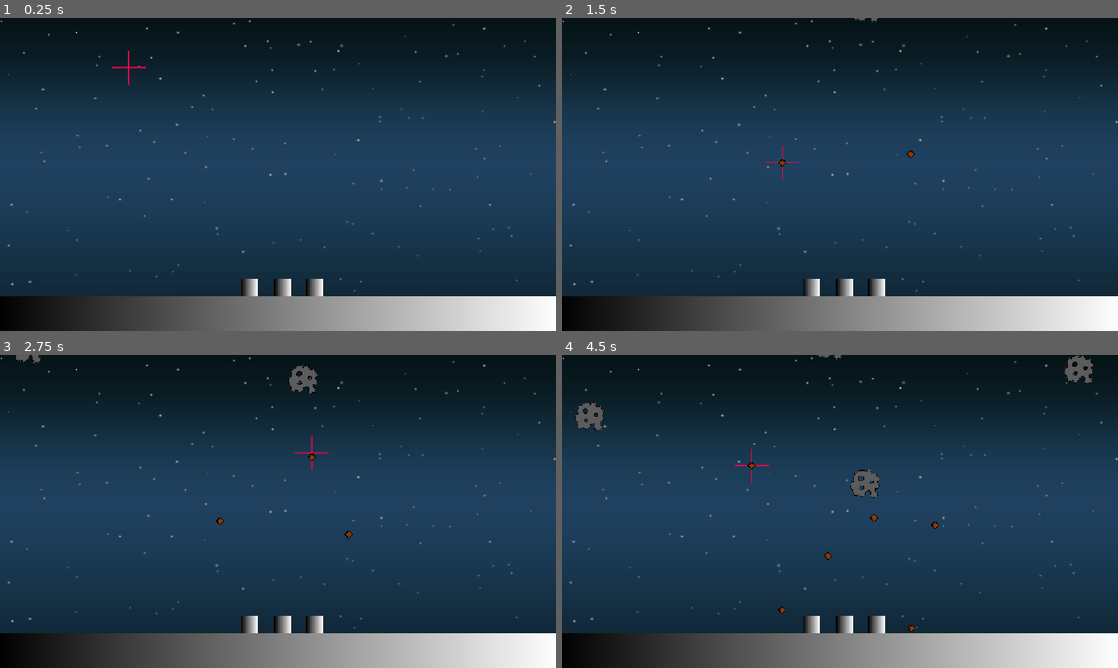
Above: before the commit, frames 1-4 (two rows, left to right).
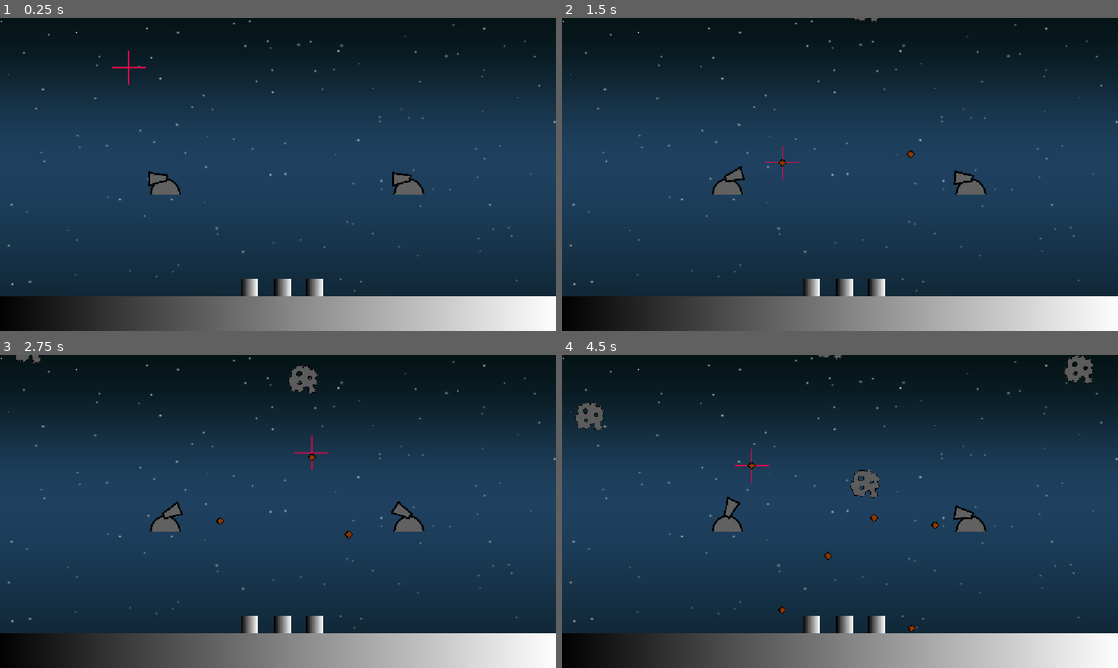
Above: after the commit, the same moments.

Repository: AndrewHay/meteor-strike
Game: Godot game, scene res://root.tscn
The game is run twice, just before and just after one commit, with the same random seed, the same clock (stepped at 60 frames per second) and the same inputs.
Inputs (mouse positions are in pixels of both pictures, inside the frame that each line leads up to):
- Up to frame 1 (0.25 s): no input
- Up to frame 2 (1.5 s): tap Enter at 0.5 s; move the mouse to (962, 158) at 0.52 s; click (962, 158) at 0.67 s; tap Space at 1.25 s; move the mouse to (728, 190) at 1.27 s; click (728, 190) at 1.42 s
- Up to frame 3 (2.75 s): move the mouse to (333, 442) at 2.02 s; click (333, 442) at 2.17 s
- Up to frame 4 (4.5 s): move the mouse to (812, 574) at 2.77 s; click (812, 574) at 2.92 s; move the mouse to (1006, 558) at 3.52 s; click (1006, 558) at 3.67 s; move the mouse to (673, 464) at 4.27 s; click (673, 464) at 4.42 s

The runs differ from the first frame. In frame 1, 0.6% of the frame differs, in the area x 26-77%, y 48-57%; in frame 2, 0.7%; in frame 3, 0.7%; in frame 4, 0.7%, in the area x 27-77%, y 45-57%.

Commit message:
Add turrets that follow mouse

Diff:
--- a/root.tscn
+++ b/root.tscn
@@ -1,6 +1,7 @@
 [gd_scene format=3 uid="uid://b27qhu1jpmdvj"]
 
 [ext_resource type="PackedScene" uid="uid://q7o6ygniny5a" path="res://level/level.tscn" id="1_pyidc"]
+[ext_resource type="PackedScene" uid="uid://3ic1cyif1etj" path="res://turret/turret.tscn" id="3_vvh5c"]
 [ext_resource type="PackedScene" uid="uid://brckowiu61j6c" path="res://crosshair/crosshair.tscn" id="4_28aoi"]
 
 [node name="Root" type="Node2D" unique_id=2002437452]
@@ -14,3 +15,9 @@
 zoom = Vector2(0.55, 0.55)
 
 [node name="Crosshair" parent="." unique_id=1168615329 instance=ExtResource("4_28aoi")]
+
+[node name="Turret" parent="." unique_id=412231546 instance=ExtResource("3_vvh5c")]
+position = Vector2(138, 414)
+
+[node name="Turret2" parent="." unique_id=1777625790 instance=ExtResource("3_vvh5c")]
+position = Vector2(1056, 415)
--- /dev/null
+++ b/turret/turret.gd
@@ -0,0 +1,10 @@
+extends Sprite2D
+
+@export var barrel : Sprite2D
+
+# Called when the node enters the scene tree for the first time.
+func _input(event: InputEvent) -> void:
+	if event is InputEventMouseButton and event.is_pressed():
+		print("pew")
+	elif event is InputEventMouseMotion:
+		barrel.rotation = atan2(position.y - event.position.y, position.x - event.position.x)
--- /dev/null
+++ b/turret/turret.tscn
@@ -0,0 +1,13 @@
+[gd_scene format=3 uid="uid://3ic1cyif1etj"]
+
+[ext_resource type="Texture2D" uid="uid://dkxx7r3fgjla0" path="res://turret/turret.png" id="1_vfthy"]
+[ext_resource type="Script" uid="uid://cl3tyggod43rd" path="res://turret/turret.gd" id="2_1p48p"]
+[ext_resource type="Texture2D" uid="uid://bqw7sox4lbttb" path="res://turret/turret_barrel.png" id="2_2876l"]
+
+[node name="Turret" type="Sprite2D" unique_id=412231546 node_paths=PackedStringArray("barrel")]
+texture = ExtResource("1_vfthy")
+script = ExtResource("2_1p48p")
+barrel = NodePath("Barrel")
+
+[node name="Barrel" type="Sprite2D" parent="." unique_id=9886340]
+texture = ExtResource("2_2876l")
Not shown, added: turret/turret.gd.uid
Binary file added: turret/turret.png
Not shown, added: turret/turret.png.import
Binary file added: turret/turret_barrel.png
Not shown, added: turret/turret_barrel.png.import
Not shown, added: turret/turret_barrel.png~
